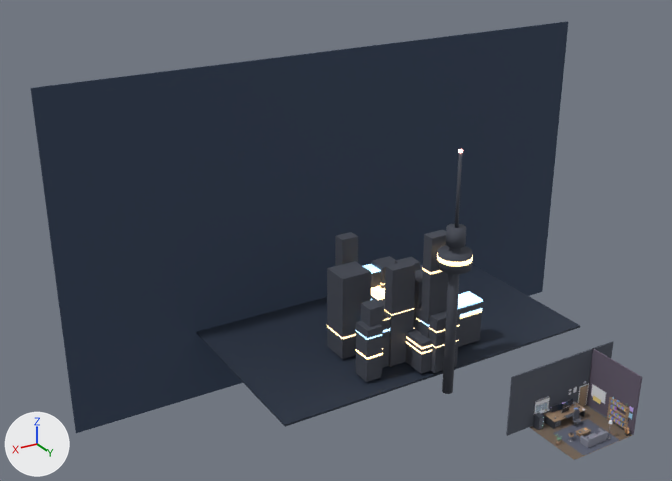
Two versions of the glTF model public/models/room.glb, one commit apart.
Both versions are drawn from a 50 mm camera at (49.5, 44.0, 43.8) aimed at (9.4, -22.8, 10.4). The lights are fixed; the arrows at lower left show +X, +Y and +Z. The first picture is the older version. Where no turn or scale is listed for an object, it has been applied to the vertices. Vertices at exactly the same position are counted once.

Names of what the first picture shows: 'cn_tower', 'floor', 'ix_window', 'rug', 'wall_back', 'wall_left' and 20 more.
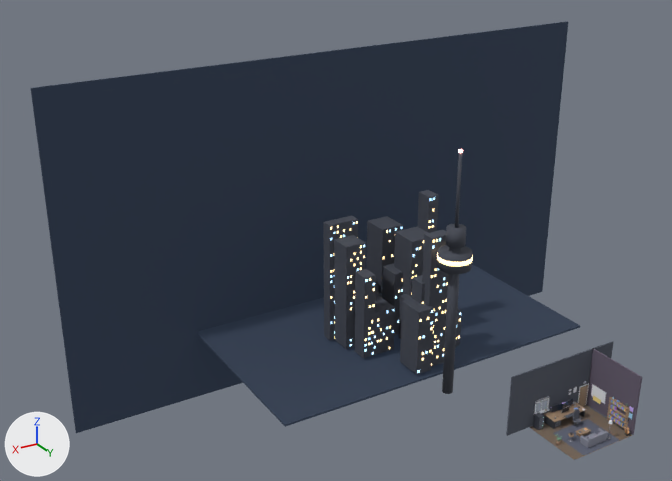
What differs and where, as boxes (x1, y1, x2, y2) in the pictures (672 x 481 px):
```json
{"object": "ix_window", "change": "recoloured, surface changed, reshaped", "before": [31, 21, 580, 433], "after": [31, 21, 580, 433]}
{"part": 1, "of": "me_ix_window", "change": "added", "after": [355, 269, 376, 359]}
{"part": 2, "of": "me_ix_window", "change": "added", "after": [399, 294, 412, 339], "on screen": "mostly hidden"}
{"part": 3, "of": "me_ix_window", "change": "added", "after": [411, 275, 425, 304]}
{"part": 4, "of": "me_ix_window", "change": "added", "after": [323, 216, 358, 340]}
{"part": 5, "of": "me_ix_window", "change": "added", "after": [455, 308, 462, 347], "on screen": "mostly hidden"}
{"part": 6, "of": "me_ix_window", "change": "added", "after": [400, 298, 434, 375]}
{"part": 7, "of": "me_ix_window", "change": "added", "after": [366, 216, 403, 293]}
{"part": 8, "of": "me_ix_window", "change": "added", "after": [374, 294, 395, 355]}
{"part": 9, "of": "me_ix_window", "change": "added", "after": [394, 226, 428, 296]}
{"part": 10, "of": "me_ix_window", "change": "added", "after": [334, 235, 366, 349]}
{"part": 11, "of": "me_ix_window", "change": "added", "after": [418, 190, 439, 233]}
{"part": 12, "of": "me_ix_window", "change": "added", "after": [333, 299, 335, 340], "on screen": "mostly hidden"}
{"part": 13, "of": "me_ix_window", "change": "added", "after": [382, 263, 403, 335]}
{"part": 14, "of": "me_ix_window", "change": "deleted", "before": [327, 260, 483, 382]}
{"part": 15, "of": "me_ix_window", "change": "reshaped", "before": [327, 232, 482, 374], "after": [330, 198, 461, 373]}
```

The change, as JSON lines over the scene's bpy script:
```json
{"op": "add", "block": "mat_lake", "code": "mat_lake.emission_strength = 1.0"}
{"op": "add", "block": "mat_lake", "code": "mat_lake.emission_color = (0.01, 0.0155, 0.0275)  # dark blue #19212e"}
{"block": "me_ix_window", "where": "# used by ob_ix_window; location = (2.05, -34.0, 8.0)"}
{"op": "remove", "block": "me_ix_window", "code": "me_ix_window.from_pydata(...)  # 672 vertices, 1008 faces; spans x -30.0..30.0, y -3.0..19.2, z -17.0..17.0"}
{"op": "add", "block": "me_ix_window", "code": "me_ix_window.from_pydata(...)  # 5584 vertices, 8376 faces; spans x -30.0..30.0, y -3.0..19.0, z -17.0..17.0"}
{"block": "me_ix_window", "change": "me_ix_window part 1: a new loose piece, a box spanning x 4.5..5.7, y 12.0..13.6, z -9.2..-0.8, in mat_sky_tower (greyish blue #474b56)"}
{"block": "me_ix_window", "change": "me_ix_window part 2: a new loose piece, a box spanning x -2.3..0.6, y 12.0..14.6, z -9.2..-4.5, in mat_sky_tower (greyish blue #474b56)"}
{"block": "me_ix_window", "change": "me_ix_window part 3: a new loose piece, a box spanning x -0.9..2.0, y 15.8..17.3, z -9.2..-0.8, in mat_sky_tower (greyish blue #474b56)"}
{"block": "me_ix_window", "change": "me_ix_window part 4: a new loose piece, a box spanning x 3.5..6.7, y 7.9..9.0, z -9.2..3.0, in mat_sky_tower (greyish blue #474b56)"}
{"block": "me_ix_window", "change": "me_ix_window part 5: a new loose piece, a box spanning x -3.7..-1.0, y 14.3..16.3, z -9.2..-5.4, in mat_sky_tower (greyish blue #474b56)"}
{"block": "me_ix_window", "change": "me_ix_window part 6: a new loose piece, a box spanning x 1.4..3.1, y 15.9..18.5, z -9.2..-2.8, in mat_sky_tower (greyish blue #474b56)"}
{"block": "me_ix_window", "change": "me_ix_window part 7: a new loose piece, a box spanning x -2.4..0.0, y 5.2..8.0, z -9.2..0.8, in mat_sky_tower (greyish blue #474b56)"}
{"block": "me_ix_window", "change": "me_ix_window part 8: a new loose piece, a box spanning x 2.3..5.0, y 10.4..13.6, z -9.2..-4.6, in mat_sky_tower (greyish blue #474b56)"}
{"block": "me_ix_window", "change": "me_ix_window part 9: a new loose piece, a box spanning x -2.8..-0.2, y 9.8..12.7, z -9.2..1.2, in mat_sky_tower (greyish blue #474b56)"}
{"block": "me_ix_window", "change": "me_ix_window part 10: a new loose piece, a box spanning x 4.1..6.2, y 8.2..11.2, z -9.2..1.5, in mat_sky_tower (greyish blue #474b56)"}
{"block": "me_ix_window", "change": "me_ix_window part 11: a new loose piece, a box spanning x -4.4..-3.2, y 9.2..10.9, z -9.2..4.5, in mat_sky_tower (greyish blue #474b56)"}
{"block": "me_ix_window", "change": "me_ix_window part 12: a new loose piece, a box spanning x 3.5..6.3, y 7.9..9.1, z -9.2..-4.8, in mat_sky_tower (greyish blue #474b56)"}
{"block": "me_ix_window", "change": "me_ix_window part 13: a new loose piece, a box spanning x -1.0..0.8, y 9.2..11.4, z -9.2..-2.5, in mat_sky_tower (greyish blue #474b56)"}
{"block": "me_ix_window", "change": "me_ix_window part 14: 45 loose pieces with 360 vertices, spanning x -6.0..7.7, y 6.3..19.2, z -9.2..0.7, are deleted"}
{"block": "me_ix_window", "change": "me_ix_window part 15: 2 vertices moved within x -2.7..-0.9, y 11.3..12.8, z -4.6..-4.4; 278 vertices removed from x -6.0..7.5, y 6.3..19.2, z -9.2..1.3; 5310 vertices added at x -5.1..6.6, y 7.3..18.6, z -9.0..4.3"}
{"block": "me_ix_window", "change": "other edits to the shape of me_ix_window do not show in these pictures"}
```
